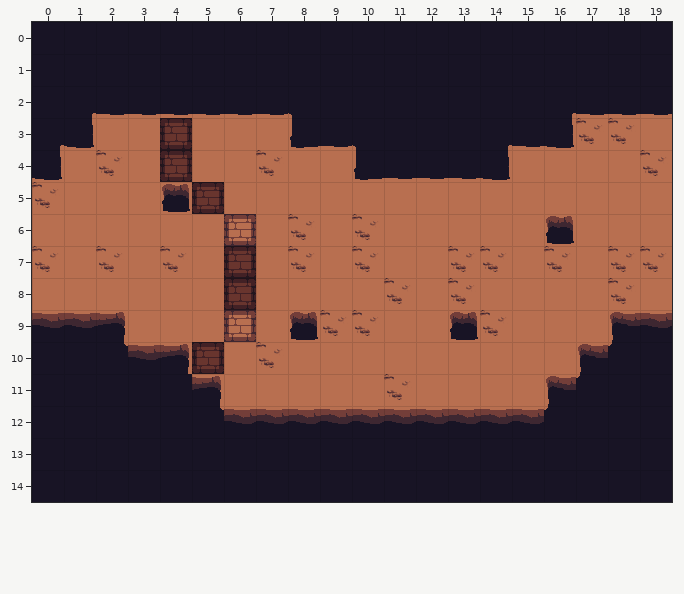
Two versions of a level (Tiled map (JSON), src/assets/maps/test.json). Above is the file before it was changed.
Cells are 32x32 px. Shown: x 0..19, y 0..14.
New version:
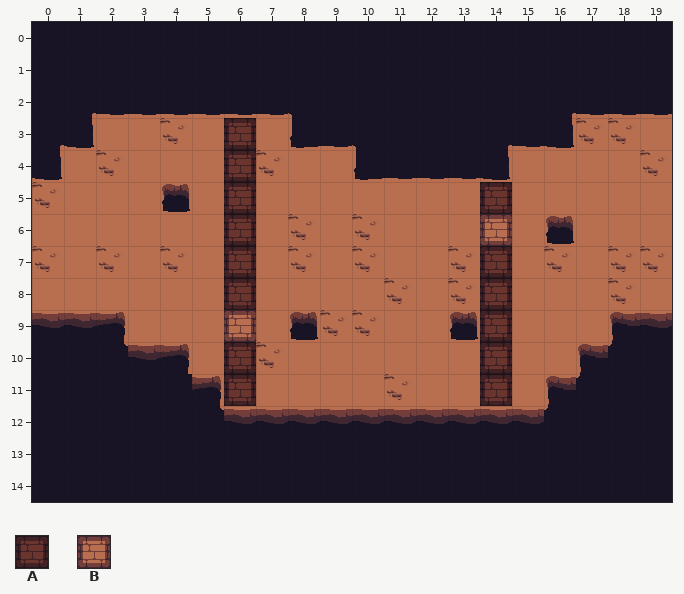
Key: from "tilesetDungeon": A 39, B 51.
_ is an empty cell.
Objects are placed by their top-left corner, in cells (3,4 is the top-left corner of cell 3,4); size is 1x1 cell unless given.
The edit:
Layer "wall":
Tile A now appears in rows 3 to 4 at x 6; in row 5 at x 6 and 14; in row 6 at x 6; in rows 7 to 9 at x 14; in rows 10 to 11 at x 6 and 14.
Layer "pushBlocks":
A new object: B at 14,6.
Object A at 4,3 is removed.
Object A at 4,4 is removed.
Object A at 5,5 is removed.
Object B at 6,6 is removed.
Object A at 5,10 is removed.
